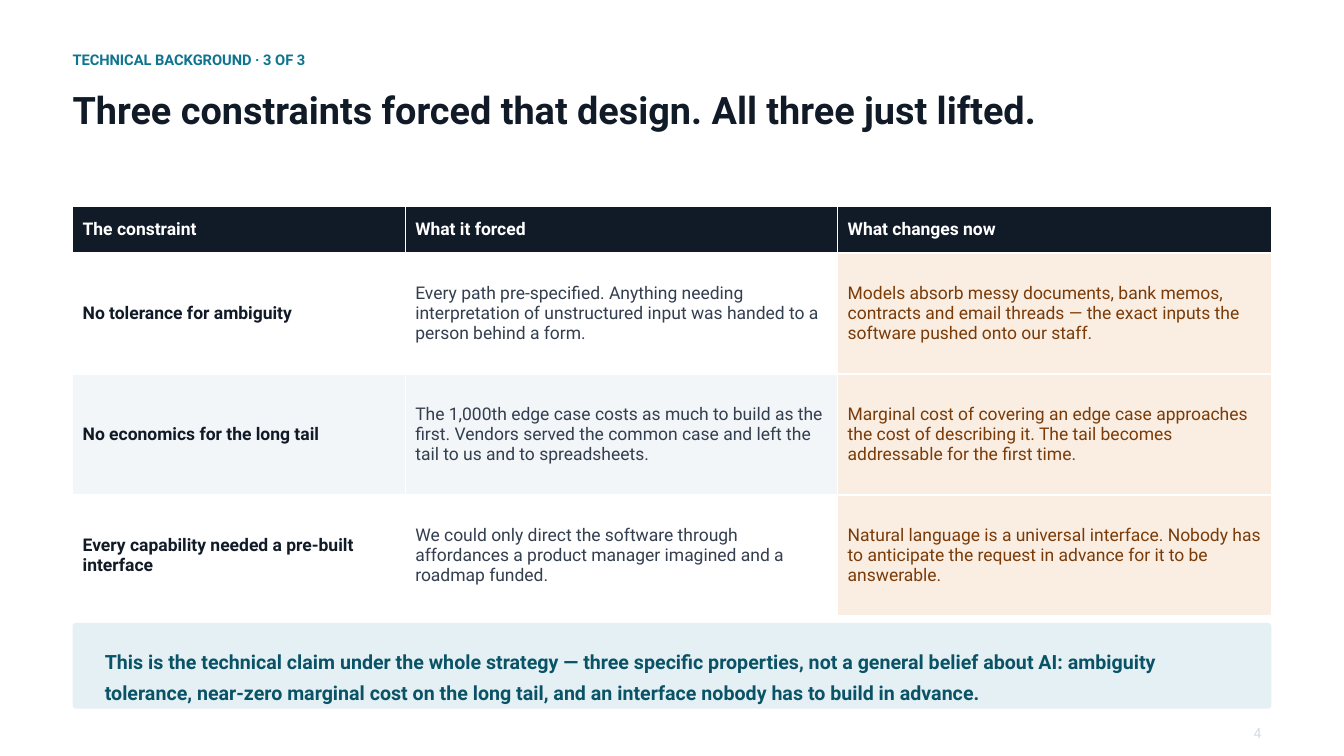
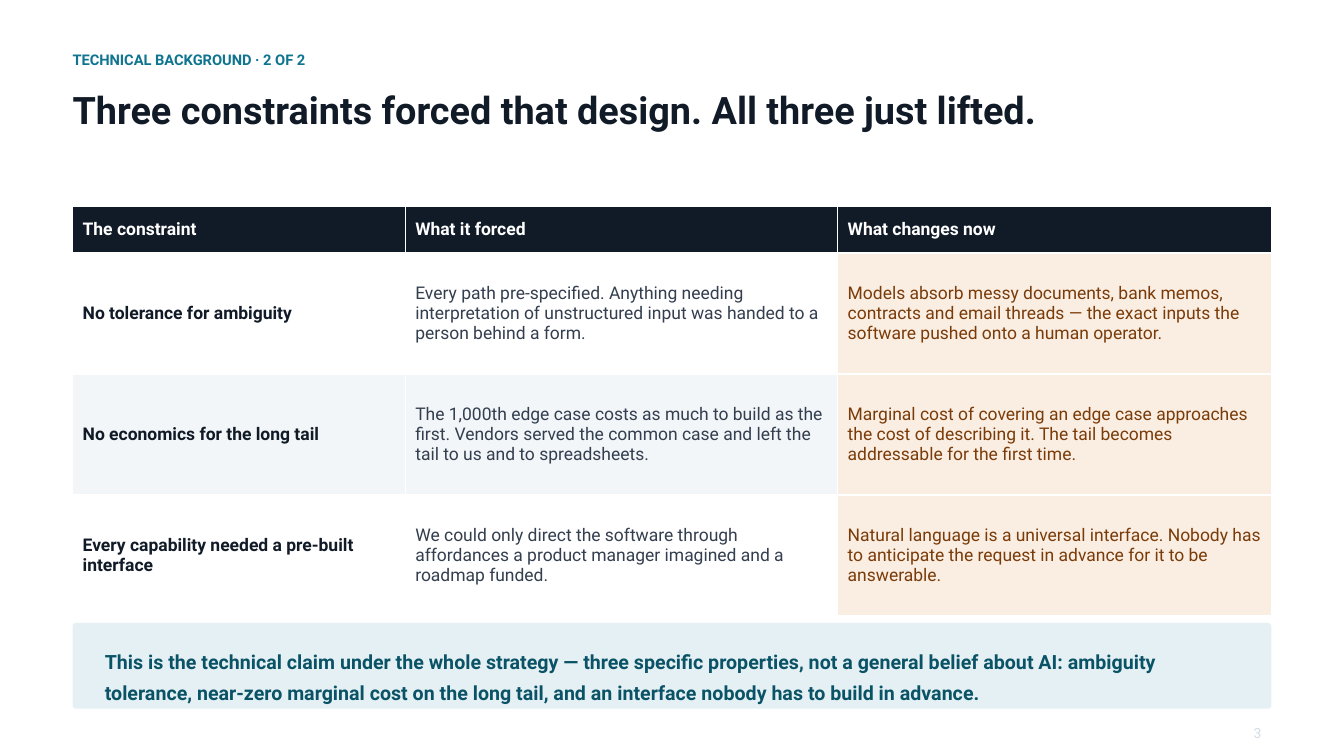
Before and after one commit to cllu/aimi-accounting-software-proposal, a slide deck: slide 4 of agent-native-accounting-deck.pptx (slide 5 before the commit). Drawn at 1344x756 pixels with LibreOffice and Linux fonts; fonts in the diff are those of the drawing. Boxes give left, top, right and bottom in pixels: in the first picture for what was removed or moved away, otherwise in the second. Text is boxed around its words. In the diff, an @@ line names an element or a change of style, - is before the commit and + after.

```diff
--- a/agent-native-accounting-deck.pptx
+++ b/agent-native-accounting-deck.pptx
@@ text at bbox=[73, 54, 305, 65]: text changed @@
-TECHNICAL BACKGROUND · 3 OF 3
+TECHNICAL BACKGROUND · 2 OF 2
@@ table at bbox=[73, 207, 1271, 616] @@
-row 2, column 3: Models absorb messy documents, bank memos, contracts and email threads — the exact inputs the software pushed onto our staff.
+row 2, column 3: Models absorb messy documents, bank memos, contracts and email threads — the exact inputs the software pushed onto a human operator.
@@ text at bbox=[1254, 728, 1262, 738]: text changed @@
-4
+3
```
Also in this commit, not shown: 12 other slides changed, 4 slides added, 4 slides removed, 1 other file.
